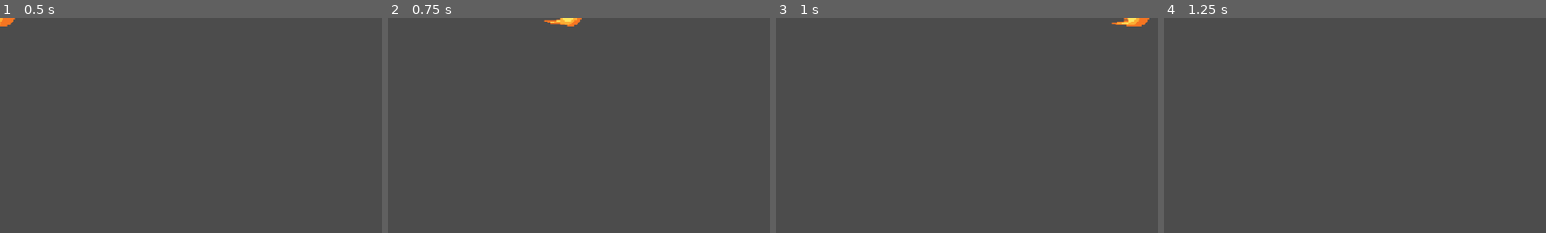
Above: before the commit, frames 1-4 (left to right).
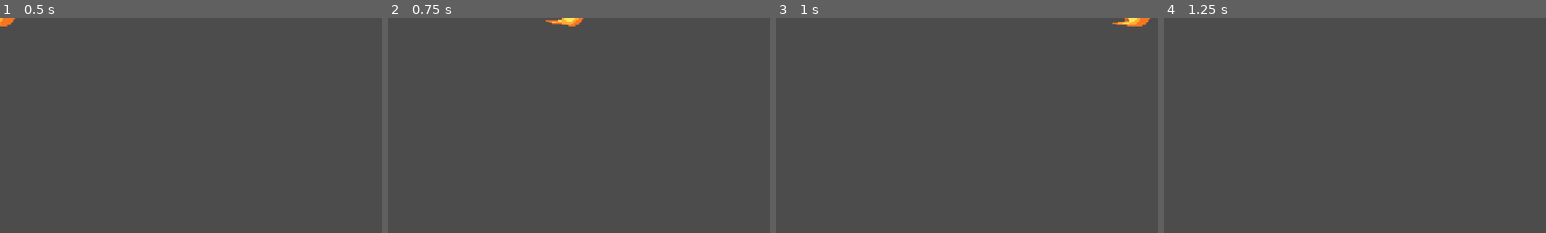
Above: after the commit, the same moments.

Repository: avidandy/GMTK_25
Game: Godot game, scene res://scenes/projectile_scene.tscn
Two runs of this game, one before a commit and one after it. Both use one fixed random seed, a clock stepped at 60 frames per second and the inputs below. This scene is started directly instead of the project's main scene.
Inputs:
- Up to frame 1 (0.5 s): no input
- Up to frame 2 (0.75 s): hold Right (right) from 0.53 s (still down)
- Up to frame 3 (1 s): keep holding Right (right)
- Up to frame 4 (1.25 s): keep holding Right (right)
The pictures show only the part of the screen within x 48-98%, y 0-50%; the shares and areas given below are measured in that part.

Frame 1 is identical in both runs. In frame 2, less than 0.1% of the frame differs, in the area x 40-52%, y 0-4%; in frame 3, less than 0.1%; in frame 4, nothing differs.

Commit message:
Added levels to fireball. Made enemy bob and rotate in the direction they are going.

Diff:
--- a/resources/fireball_ability.tres
+++ b/resources/fireball_ability.tres
@@ -8,4 +8,4 @@
 projectile_scene = ExtResource("1_qrt21")
 name = ""
 cooldown = 1.0
-level = 1
+level = 2
--- a/scenes/Enemy.tscn
+++ b/scenes/Enemy.tscn
@@ -6,6 +6,7 @@
 [sub_resource type="RectangleShape2D" id="RectangleShape2D_55jtl"]
 
 [node name="Enemy" type="CharacterBody2D"]
+scale = Vector2(-1, -1)
 collision_layer = 4
 script = ExtResource("1_55jtl")
 speed = 25.0
--- a/scenes/Player.tscn
+++ b/scenes/Player.tscn
@@ -14,6 +14,7 @@
 radius = 25.0
 
 [node name="Player" type="CharacterBody2D"]
+z_index = 1
 script = ExtResource("1_v6fml")
 speed = 200
 
--- a/scripts/Enemy.gd
+++ b/scripts/Enemy.gd
@@ -3,6 +3,7 @@
 
 @export var speed: float = 100.0 # Base enemy movement speed
 @export var health: int = 10 # Health for each enemy instance
+
 
 @export_group("Player Aggro Settings")
 @export var aggro_distance: float = 300.0 # Distance at which enemy speeds up towards player
@@ -16,6 +17,13 @@
 @export var attack_interval: float = 0.5 # Time between attacks in seconds
 
 @onready var attack_timer = $AttackTimer # Reference to the AttackTimer node
+
+@onready var sprite :=$Sprite2D
+var direction:= Vector2.ZERO
+
+@export var bobbing_h: float = 5
+@export var bobbing_s: float = 3
+var bobbing_t:= 0.0
 
 # Reference to the player node
 var player: Node2D
@@ -33,6 +41,13 @@
 	attack_timer.wait_time = attack_interval
 
 func _physics_process(delta: float) -> void:
+	if velocity.length() > 0.1:
+		sprite.rotation = velocity.angle()
+		bobbing_t += delta
+		var offset_y = sin(bobbing_t * bobbing_s) * bobbing_h
+		sprite.position.y = offset_y
+
+
 	if not player or not is_instance_valid(player):
 		velocity = Vector2.ZERO
 		move_and_collide(velocity * delta)
--- a/scripts/FireballAbility.gd
+++ b/scripts/FireballAbility.gd
@@ -4,25 +4,26 @@
 @export var projectile_scene: PackedScene
 
 func activate(owner: Node2D):
-	var projectile1 = projectile_scene.instantiate()
-	projectile1.global_position = owner.global_position
-	projectile1.direction = Vector2.UP
-	owner.get_parent().add_child(projectile1)
+	if level > 0:
+		var projectile1 = projectile_scene.instantiate()
+		projectile1.global_position = owner.global_position
+		projectile1.direction = Vector2.UP
+		owner.get_parent().add_child(projectile1)
+	if level > 1:
+		var projectile2 = projectile_scene.instantiate()
+		projectile2.global_position = owner.global_position
+		projectile2.direction = Vector2.RIGHT
+		owner.get_parent().add_child(projectile2)
 
-	var projectile2 = projectile_scene.instantiate()
-	projectile2.global_position = owner.global_position
-	projectile2.direction = Vector2.RIGHT
-	owner.get_parent().add_child(projectile2)
+		var projectile3 = projectile_scene.instantiate()
+		projectile3.global_position = owner.global_position
+		projectile3.direction = Vector2.DOWN
+		owner.get_parent().add_child(projectile3)
 
-	var projectile3 = projectile_scene.instantiate()
-	projectile3.global_position = owner.global_position
-	projectile3.direction = Vector2.DOWN
-	owner.get_parent().add_child(projectile3)
-
-	var projectile4 = projectile_scene.instantiate()
-	projectile4.global_position = owner.global_position
-	projectile4.direction = Vector2.LEFT
-	owner.get_parent().add_child(projectile4)
+		var projectile4 = projectile_scene.instantiate()
+		projectile4.global_position = owner.global_position
+		projectile4.direction = Vector2.LEFT
+		owner.get_parent().add_child(projectile4)
 
 #This is a specific instance of an ability that then overrides the empty one in ability.
 #This file is put on to a 'resource' which then allows you to set the stats which are available due to being extended at the start
--- a/scripts/IceAbility.gd
+++ b/scripts/IceAbility.gd
@@ -2,12 +2,12 @@
 class_name IceAbility
 
 @export var aoe_scene: PackedScene
-#@onready var player = get_node("Player")
 
 func activate(owner: Node2D):
 	var aoe = aoe_scene.instantiate()
 	aoe.global_position = owner.global_position
-	owner.get_parent().add_child(aoe)
+	owner.add_child(aoe)
+	aoe.position = Vector2.ZERO
 
 #This is a specific instance of an ability that then overrides the empty one in ability.
 #This file is put on to a 'resource' which then allows you to set the stats which are available due to being extended at the start
--- a/scripts/Player.gd
+++ b/scripts/Player.gd
@@ -73,3 +73,7 @@
 	print("Player died! Game Over.")
 	# Handle game over logic here (e.g., show game over screen, restart level)
 	queue_free() # Remove player node
+
+func _input(event):
+	if event.is_action_pressed("ui_cancel"):
+		get_tree().quit()
--- a/scripts/Projectile.gd
+++ b/scripts/Projectile.gd
@@ -7,6 +7,8 @@
 
 func _process(delta: float) -> void:
 	global_position += direction.normalized() * speed * delta
+	position += direction * delta
+	rotation = direction.angle()
 
 # New function to handle collision with another body
 func _on_Hitbox_body_entered(body: Node2D):
--- a/scripts/aoe.gd
+++ b/scripts/aoe.gd
@@ -10,7 +10,6 @@
 	#owner.get_parent().add_child(self)
 
 func aoespell():
-	print("aoe")
 	var target_scale = Vector2(5, 5)
 	var duration = 2
 
